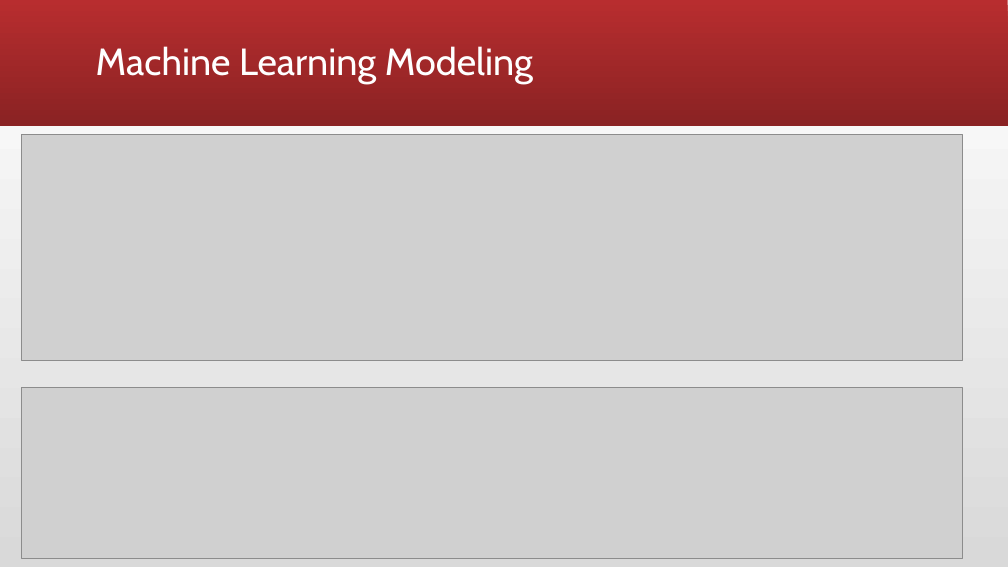
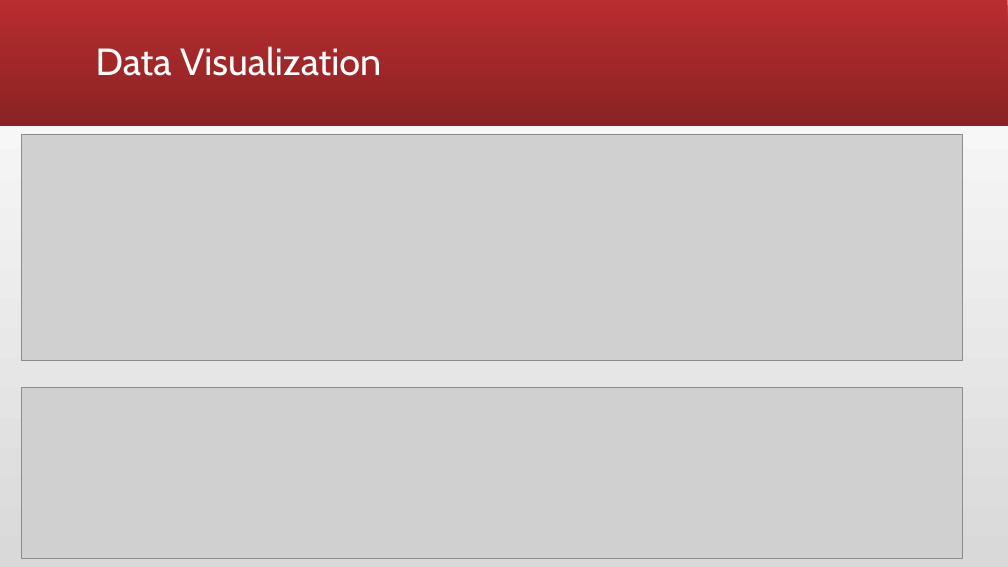
Before and after one commit to DATA-606-SPRING-2023-TUE/SriBhanu_DATA606, a slide deck: slide 10 of docs/capstone.pptx. Drawn at 1008x567 pixels with LibreOffice and Linux fonts; fonts in the diff are those of the drawing; grey boxes stand for pictures. Boxes give left, top, right and bottom in pixels: in the first picture for what was removed or moved away, otherwise in the second. Text is boxed around its words. In the diff, an @@ line names an element or a change of style, - is before the commit and + after.

Commit message:
DRAFT PPT

```diff
--- a/docs/capstone.pptx
+++ b/docs/capstone.pptx
@@ title at bbox=[96, 46, 381, 76]: text changed @@
-Machine Learning Modeling
+Data Visualization
```
